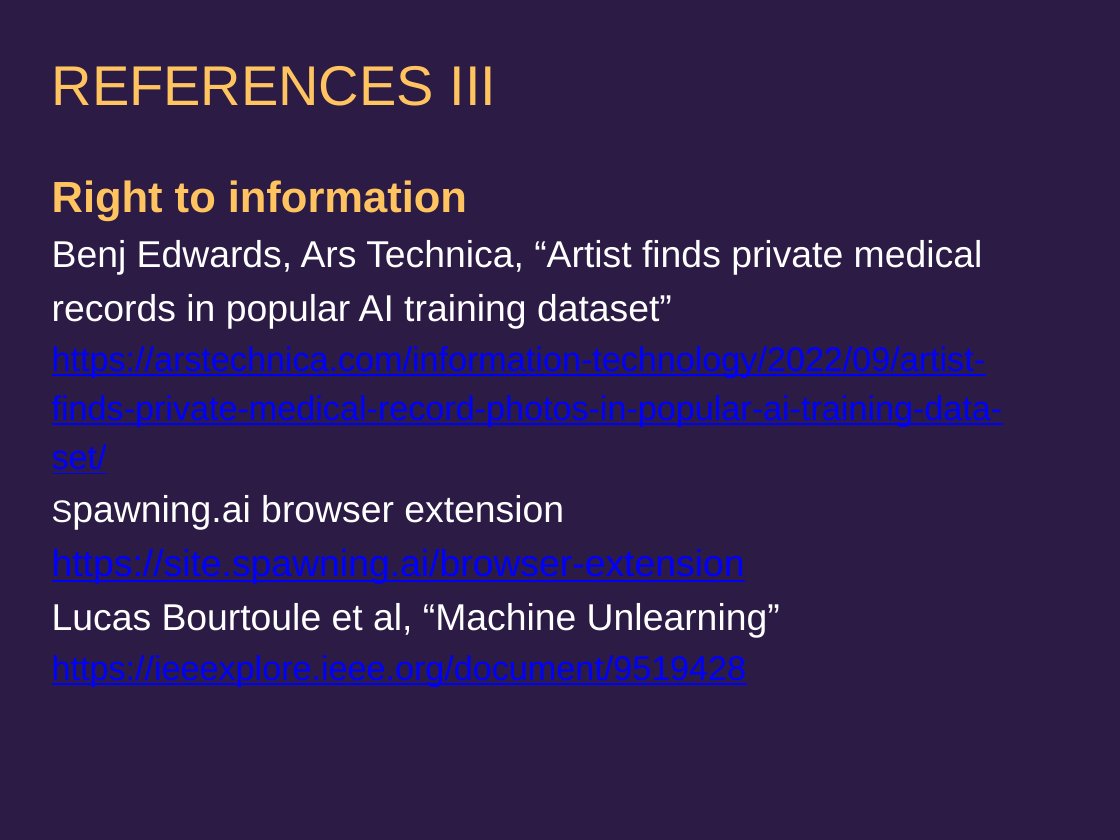
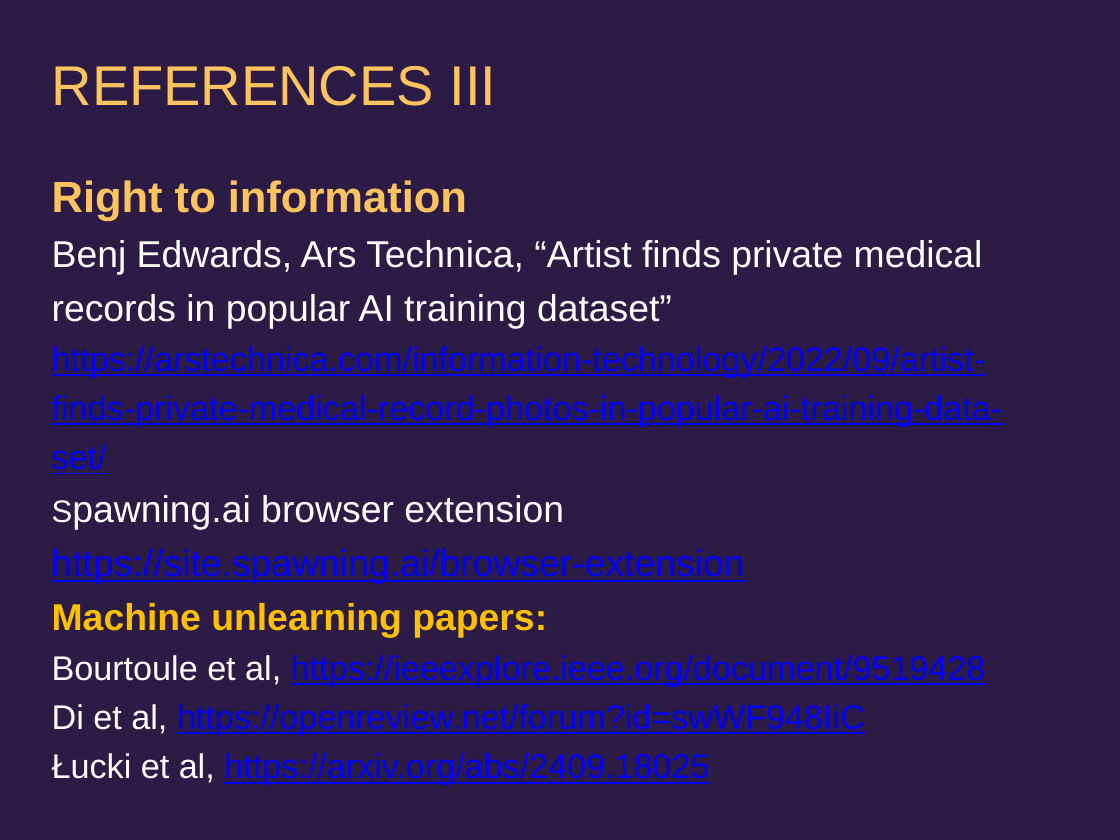
Before and after one commit to uob-COMSM0152/uob-COMSM0152, a slide deck: slide 31 of CDT privacy 2026.pptx. Drawn at 1120x840 pixels with LibreOffice and Linux fonts; fonts in the diff are those of the drawing. Boxes give left, top, right and bottom in pixels: in the first picture for what was removed or moved away, otherwise in the second. Text is boxed around its words. In the diff, an @@ line names an element or a change of style, - is before the commit and + after.

```diff
--- a/CDT privacy 2026.pptx
+++ b/CDT privacy 2026.pptx
@@ text at (52,603,986,785): text changed @@
-Lucas Bourtoule et al, “Machine Unlearning”
-https://ieeexplore.ieee.org/document/9519428
+Machine unlearning papers:
+Bourtoule et al, https://ieeexplore.ieee.org/document/9519428
+Di et al, https://openreview.net/forum?id=swWF948IiC
+Łucki et al, https://arxiv.org/abs/2409.18025
```
Also in this commit, not shown: 10 other slides changed, 3 slides added, 4 slides removed.
